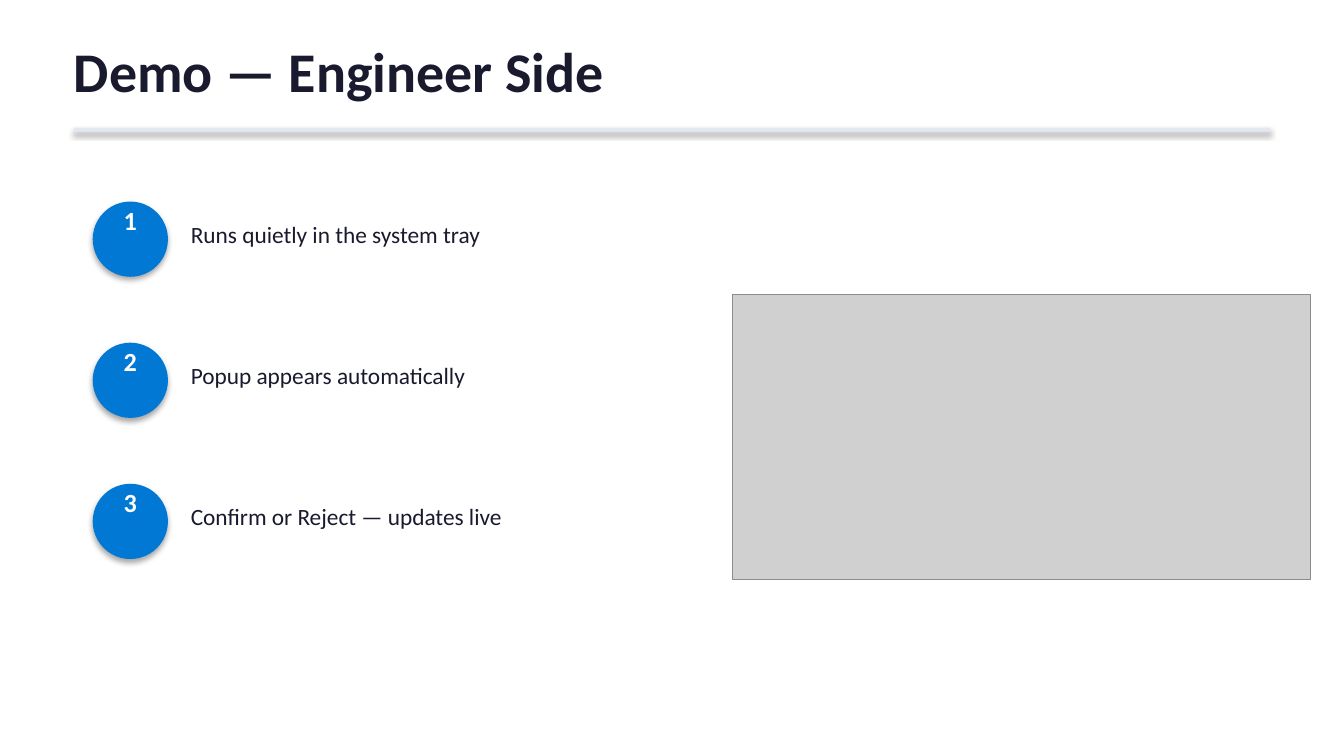
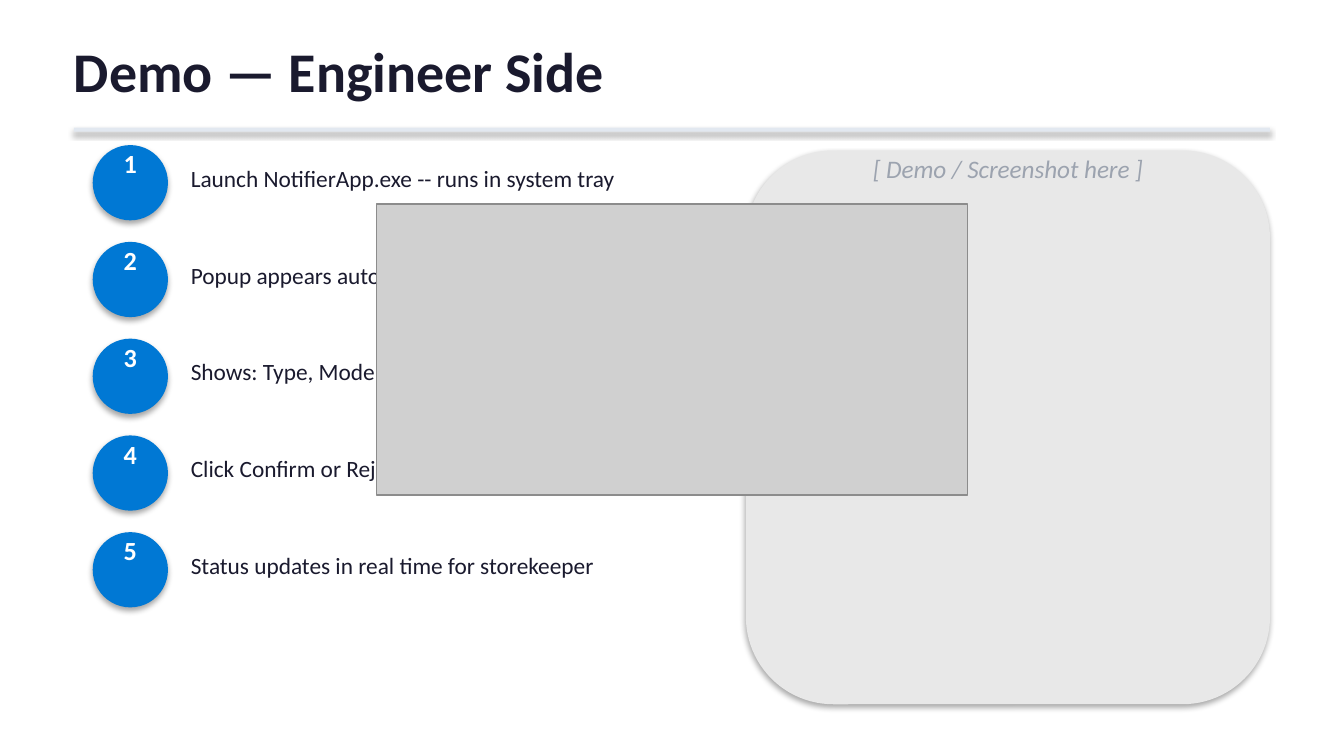
Before and after one commit to HaithamEldesouky/AssetManager, a slide deck: slide 11 of AssetManager_Presentation.pptx (slide 7 before the commit). Drawn at 1344x756 pixels with LibreOffice and Linux fonts; fonts in the diff are those of the drawing; grey boxes stand for pictures. Boxes give left, top, right and bottom in pixels: in the first picture for what was removed or moved away, otherwise in the second. Text is boxed around its words. In the diff, an @@ line names an element or a change of style, - is before the commit and + after.

Commit message:
Roll back to pre-feature state (v1.3.0): revert this session's 8 features, autostart, presentation redesign and doc changes. Restores working v1.3.0 code and assets.

```diff
--- a/AssetManager_Presentation.pptx
+++ b/AssetManager_Presentation.pptx
@@ text "1": place and size @@
-text "1" at (124, 213, 137, 230)
+text "1" at (124, 156, 137, 173)
@@ ellipse: place and size @@
-ellipse at (93, 202, 168, 277)
+ellipse at (93, 145, 168, 220)
@@ text at (191, 170, 614, 191): text changed @@
-Runs quietly in the system tray
+Launch NotifierApp.exe -- runs in system tray
@@ rounded rectangle added at (746, 151, 1270, 704), fill #E8E8E8 @@
@@ text added at (886, 161, 1129, 178), 13.5 pt, text #9CA3AF, italic @@
+[ Demo / Screenshot here ]
@@ picture added at (376, 204, 968, 495) @@
@@ 2 texts, 1 ellipse: place and size @@
-2 texts, 1 ellipse at (93, 343, 465, 418)
+2 texts, 1 ellipse at (93, 242, 465, 317)
@@ picture removed at (732, 294, 1310, 579) @@
@@ text "3": place and size @@
-text "3" at (124, 495, 137, 512)
+text "3" at (124, 350, 137, 367)
@@ ellipse: place and size @@
-ellipse at (93, 484, 168, 559)
+ellipse at (93, 339, 168, 414)
@@ text added at (191, 361, 386, 387), 12.5 pt, text #1A1A2E @@
+Shows: Type, Model, Asset No., Direction
@@ ellipse added at (93, 435, 168, 511), fill #0078D4 @@
@@ text added at (124, 447, 137, 464), 14 pt, text #FFFFFF, bold @@
+4
@@ text at (191, 457, 405, 483): text changed @@
-Confirm or Reject — updates live
+Click Confirm or Reject
@@ ellipse added at (93, 532, 168, 607), fill #0078D4 @@
@@ text added at (124, 543, 137, 560), 14 pt, text #FFFFFF, bold @@
+5
@@ text added at (191, 557, 593, 578), 12.5 pt, text #1A1A2E @@
+Status updates in real time for storekeeper
```
Also in this commit, not shown: 3 other slides changed, 5 slides added, 6 other files.
